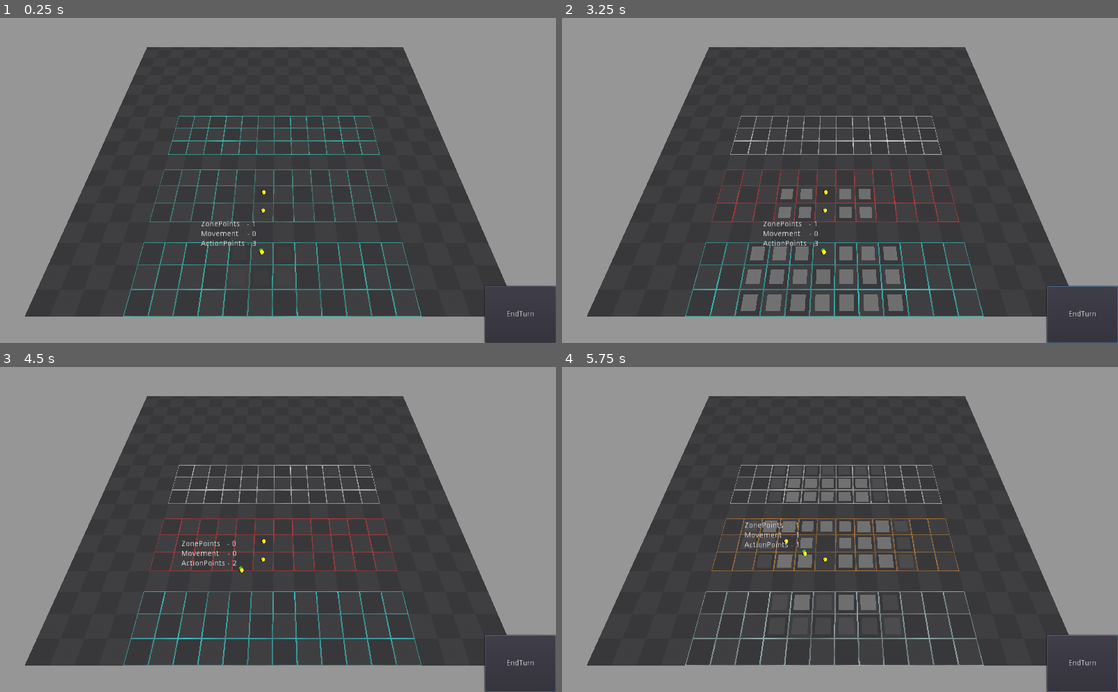
Above: before the commit, frames 1-4 (two rows, left to right).
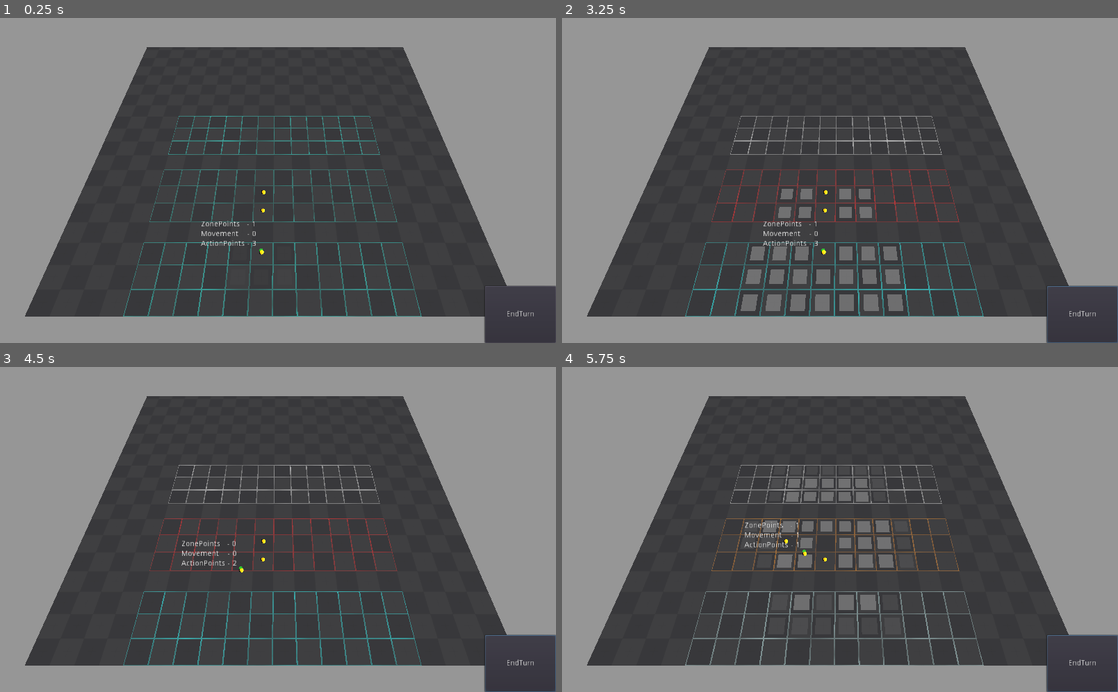
Above: after the commit, the same moments.

Repository: Rogotch/Desert
Game: Godot game, scene res://Resources/Scenes/3D/3dMap.tscn
Same seed, same stepped clock (60 frames per second), same inputs: the game is played once before the commit and once after it. The project has no main scene, so this scene is started directly.
Inputs (mouse positions are in pixels of both pictures, inside the frame that each line leads up to):
- Up to frame 1 (0.25 s): no input
- Up to frame 2 (3.25 s): click "EndTurn" at 0.5 s; click "EndTurn" at 1.25 s; click "EndTurn" at 2 s; move the mouse to (962, 164) at 2.77 s; click (962, 164) at 2.92 s
- Up to frame 3 (4.5 s): move the mouse to (166, 545) at 3.52 s; click (166, 545) at 3.67 s; move the mouse to (333, 458) at 4.27 s; click (333, 458) at 4.42 s
- Up to frame 4 (5.75 s): move the mouse to (812, 594) at 5.02 s; click (812, 594) at 5.17 s

The runs differ from the first frame. In frame 2, less than 0.1% of the frame differs, in the area x 52-66%, y 37-87%; in frame 3, less than 0.1%; in frame 4, less than 0.1%.

Commit message:
Start work on effects mechanic
Начал работать над механикой эффектов - создал объекты держателя эффектов и объект самого эффекта.

Diff:
--- a/Resources/Scripts/3DScripts/ArenaScript.gd
+++ b/Resources/Scripts/3DScripts/ArenaScript.gd
@@ -128,7 +128,7 @@
 		Grids.add_child(newGrid)
 		var CellsNum = zone.EndPos - zone.StartPos
 #		print(str($Environment/GridVisualizers/Line.get_active_material(0).set_shader_param("Offset", Vector2((0 if CellsNum.x % 2 == 0 else 5), (0 if CellsNum.y % 2 == 0 else 5)))))
-		newGrid.AlfaMultiply = 0.7
+		newGrid.AlfaMultiply = 0.5
 #		newGrid.SetAlfaMultiplySmooth(2)
 #		newGrid.GridColor = Color.yellow
 #		newGrid.SetGridColorSmooth(Color.green)
--- /dev/null
+++ b/Resources/Scripts/NodeScripts/Effect.gd
@@ -0,0 +1,11 @@
+extends Node
+
+class_name Effect, "res://Resources/Images/GUI/SimpleIcons/25.png"
+
+enum {POSITIVE, NEGATIVE, NEUTRAL}
+
+var Health
+var Speed
+
+func _ready():
+	pass
--- /dev/null
+++ b/Resources/Scripts/NodeScripts/EffectsHolder.gd
@@ -0,0 +1,16 @@
+extends Node
+
+class_name EffectsHolder, "res://Resources/Images/GUI/SimpleIcons/Icon16.png"
+
+enum {ZONE, POSITION, CHARSACTER}
+
+var Effects = []
+
+func _ready():
+	pass
+
+func GetEffectsInfo():
+	pass
+
+func GetEffects():
+	pass
--- a/project.godot
+++ b/project.godot
@@ -15,6 +15,16 @@
 "path": "res://Resources/Scripts/3DScripts/Character.gd"
 }, {
 "base": "Node",
+"class": "Effect",
+"language": "GDScript",
+"path": "res://Resources/Scripts/NodeScripts/Effect.gd"
+}, {
+"base": "Node",
+"class": "EffectsHolder",
+"language": "GDScript",
+"path": "res://Resources/Scripts/NodeScripts/EffectsHolder.gd"
+}, {
+"base": "Node",
 "class": "GridPoint",
 "language": "GDScript",
 "path": "res://Resources/Scripts/NodeScripts/GridPoint.gd"
@@ -26,6 +36,8 @@
 } ]
 _global_script_class_icons={
 "Character": "",
+"Effect": "res://Resources/Images/GUI/SimpleIcons/25.png",
+"EffectsHolder": "res://Resources/Images/GUI/SimpleIcons/Icon16.png",
 "GridPoint": "res://Resources/Images/GUI/SimpleIcons/White/1x/target.png",
 "Zone": "res://Resources/Images/GUI/SimpleIcons/White/1x/tablet.png"
 }
Binary file added: Resources/Images/GUI/SimpleIcons/25.png
Not shown, added: Resources/Images/GUI/SimpleIcons/25.png.import
Binary file added: Resources/Images/GUI/SimpleIcons/Icon16.png
Not shown, added: Resources/Images/GUI/SimpleIcons/Icon16.png.import
